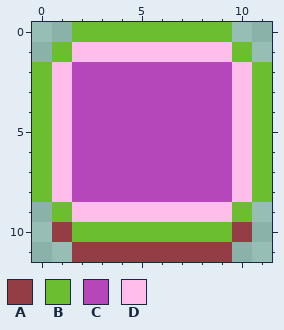
One commit to this pixel-art sprite: gui/widget-selected.png. Above is the file before it was changed.
The file is 24x24 pixels, drawn in blocks of 2x2; one block is one cell here.
Palette (. is transparent): A #943d45  B #6abe30  C #b547ba  D #ffbdeb
The result:
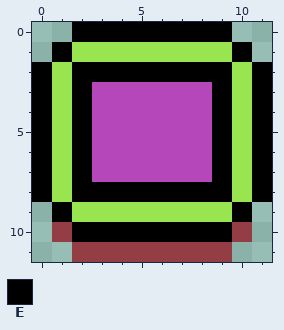
Colours new in this view: E #000000
Edits made:
@@ palette @@
-D #ffbdeb
+D #99e550
@@ x 0..11 @@
- 0 ..BBBBBBBB..
- 1 .BDDDDDDDDB.
- 2 BDCCCCCCCCDB
- 3 BDCCCCCCCCDB
- 4 BDCCCCCCCCDB
- 5 BDCCCCCCCCDB
- 6 BDCCCCCCCCDB
- 7 BDCCCCCCCCDB
- 8 BDCCCCCCCCDB
- 9 .BDDDDDDDDB.
-10 .ABBBBBBBBA.
+ 0 ..EEEEEEEE..
+ 1 .EDDDDDDDDE.
+ 2 EDEEEEEEEEDE
+ 3 EDECCCCCCEDE
+ 4 EDECCCCCCEDE
+ 5 EDECCCCCCEDE
+ 6 EDECCCCCCEDE
+ 7 EDECCCCCCEDE
+ 8 EDEEEEEEEEDE
+ 9 .EDDDDDDDDE.
+10 .AEEEEEEEEA.
 11 ..AAAAAAAA..
